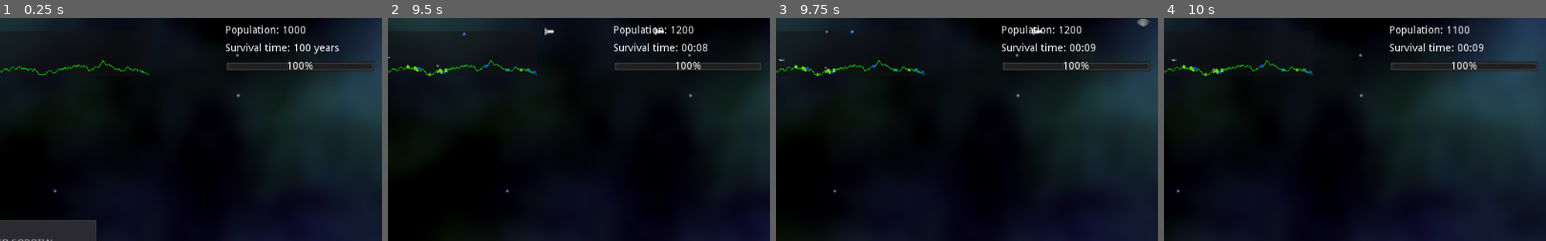
Above: before the commit, frames 1-4 (left to right).
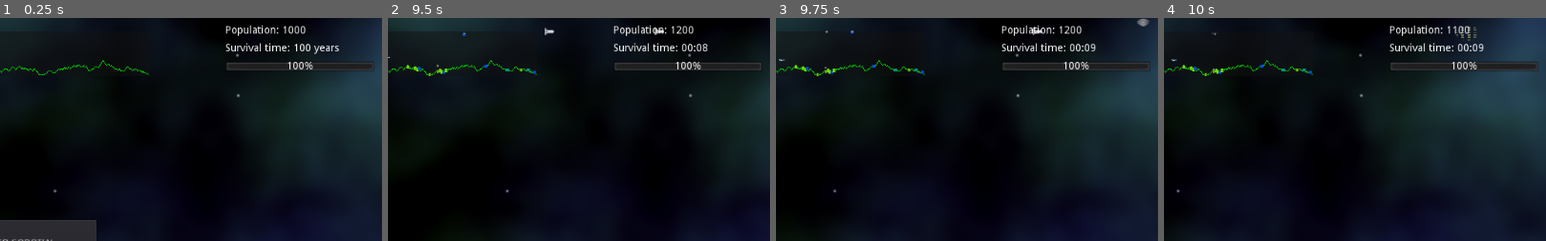
Above: after the commit, the same moments.

Repository: andrew-wilkes/godotia
Game: Godot game, scene res://scenes/Main.tscn
Same seed, same stepped clock (60 frames per second), same inputs: the game is played once before the commit and once after it.
Inputs:
- Up to frame 1 (0.25 s): no input
- Up to frame 2 (9.5 s): click "PLAY" at 0.5 s; tap Enter (ui_accept) at 1.25, 1.52, 2.27, 2.75, 3.77, 4.52, 5.27, 6.77, 7.52, 8.27 s; hold Up (ui_up) 1.28-2.78 s; hold Left (ui_left) 2.78-4.28 s; hold Down (ui_down) 4.28-5.03 s; hold Right (ui_right) 5.03-5.78 s; hold Up (ui_up) 5.78-6.53 s; hold Right (ui_right) 6.53-8.78 s; hold Down (ui_down) from 8.78 s (still down)
- Up to frame 3 (9.75 s): release Down (ui_down) at 9.53 s; hold Left (ui_left) from 9.53 s (still down)
- Up to frame 4 (10 s): keep holding Left (ui_left); tap Enter (ui_accept) at 9.77 s
The pictures show only the part of the screen within x 50-100%, y 0-50%; the shares and areas given below are measured in that part.

Frames 1-3 are identical in both runs. In frame 4, less than 0.1% of the frame differs, in the area x 12-82%, y 3-11%.

Commit message:
Explode enemy when hit

Diff:
--- a/scenes/Enemy.gd
+++ b/scenes/Enemy.gd
@@ -25,6 +25,10 @@
 	for node in $States.get_children():
 		node.e = self
 	anim = $AnimationPlayer
+	# Make shader material unique
+	# https://godotengine.org/qa/2866/how-do-i-make-material-shader-instances-2d
+	var mat = get_node("Sprite").get_material().duplicate(true)
+	get_node("Sprite").set_material(mat)
 
 
 func move(delta):
--- a/scenes/Enemy.tscn
+++ b/scenes/Enemy.tscn
@@ -10,18 +10,20 @@
 [ext_resource path="res://states/enemy/enemy_dead.gd" type="Script" id=8]
 [ext_resource path="res://states/enemy/enemy_idle.gd" type="Script" id=9]
 [ext_resource path="res://textures/shaders/explosion.shader" type="Shader" id=10]
+[ext_resource path="res://states/enemy/enemy_explode.gd" type="Script" id=11]
 
 [sub_resource type="RectangleShape2D" id=1]
 extents = Vector2( 8.47765, 5.02196 )
 
-[sub_resource type="ShaderMaterial" id=2]
+[sub_resource type="ShaderMaterial" id=4]
 shader = ExtResource( 10 )
 shader_param/multiplier = 0
 shader_param/size = Vector2( 64, 26 )
 
 [sub_resource type="Animation" id=3]
 resource_name = "Explosion"
-length = 0.1
+length = 0.2
+step = 0.05
 tracks/0/type = "value"
 tracks/0/path = NodePath("Sprite:material:shader_param/multiplier")
 tracks/0/interp = 1
@@ -29,10 +31,22 @@
 tracks/0/imported = false
 tracks/0/enabled = true
 tracks/0/keys = {
-"times": PoolRealArray( 0, 0.1 ),
+"times": PoolRealArray( 0, 0.2 ),
 "transitions": PoolRealArray( 1, 1 ),
-"update": 1,
-"values": [ 0, 8 ]
+"update": 0,
+"values": [ 0, 4 ]
+}
+tracks/1/type = "value"
+tracks/1/path = NodePath("Sprite:modulate")
+tracks/1/interp = 1
+tracks/1/loop_wrap = true
+tracks/1/imported = false
+tracks/1/enabled = true
+tracks/1/keys = {
+"times": PoolRealArray( 0, 0.2 ),
+"transitions": PoolRealArray( 1, 1 ),
+"update": 0,
+"values": [ Color( 1, 1, 1, 1 ), Color( 0.968627, 1, 0, 1 ) ]
 }
 
 [node name="Enemy" type="Area2D"]
@@ -64,6 +78,9 @@
 [node name="lifting" type="Node" parent="States"]
 script = ExtResource( 7 )
 
+[node name="enemy_explode" type="Node" parent="States"]
+script = ExtResource( 11 )
+
 [node name="enemy_dead" type="Node" parent="States"]
 script = ExtResource( 8 )
 
--- a/states/enemy/draining_energy.gd
+++ b/states/enemy/draining_energy.gd
@@ -12,7 +12,7 @@
 		e.target.object.targeted = false
 		e.target.object.charging = true
 		e.emit_killed(e.POINTS)
-		fsm.change_to("enemy_dead")
+		fsm.change_to("enemy_explode")
 	elif e.target.object.get_energy_all_got(e.RATE_OF_DRAINING_ENERGY * delta):
 		e.target.object.targeted = false
 		e.sid = 0
--- /dev/null
+++ b/states/enemy/enemy_explode.gd
@@ -0,0 +1,18 @@
+extends Node
+
+var fsm: StateMachine
+var e : Enemy
+var connect = true
+var count
+
+func enter():
+	count = 0
+	if connect:
+		connect = e.anim.connect("animation_finished", self, "animation_finished")
+	e.anim.play("Explosion")
+
+
+func animation_finished(_anim_name):
+	count += 1
+	if count == 1:
+		fsm.change_to("enemy_dead")
--- a/states/enemy/lifting.gd
+++ b/states/enemy/lifting.gd
@@ -13,10 +13,10 @@
 		if e.sid:
 			e.got_building()
 			e.sid = 0
-		fsm.change_to("enemy_dead")
+		fsm.change_to("enemy_explode")
 	elif e.area_entered:
 		# Move building parent from enemy to terrain and make it fall
 		var s = globals.structures[e.sid]
 		s.state = s.states.FALLING
 		s.reparent(e, e.get_parent(), e.position)
-		fsm.change_to("enemy_dead")
+		fsm.change_to("enemy_explode")
--- a/states/enemy/moving_to_player.gd
+++ b/states/enemy/moving_to_player.gd
@@ -10,7 +10,7 @@
 func process(delta):
 	if e.area_entered:
 		e.emit_killed(e.BONUS_POINTS)
-		fsm.change_to("enemy_dead")
+		fsm.change_to("enemy_explode")
 	else:
 		hunt_player(delta)
 
--- a/states/enemy/moving_to_target.gd
+++ b/states/enemy/moving_to_target.gd
@@ -11,7 +11,7 @@
 	if e.area_entered:
 		e.target.object.targeted = false
 		e.emit_killed(e.POINTS)
-		fsm.change_to("enemy_dead")
+		fsm.change_to("enemy_explode")
 	else:
 		move_to_target(delta)
 
Not shown: 2 places in scenes/Enemy.tscn that only renumber resources
